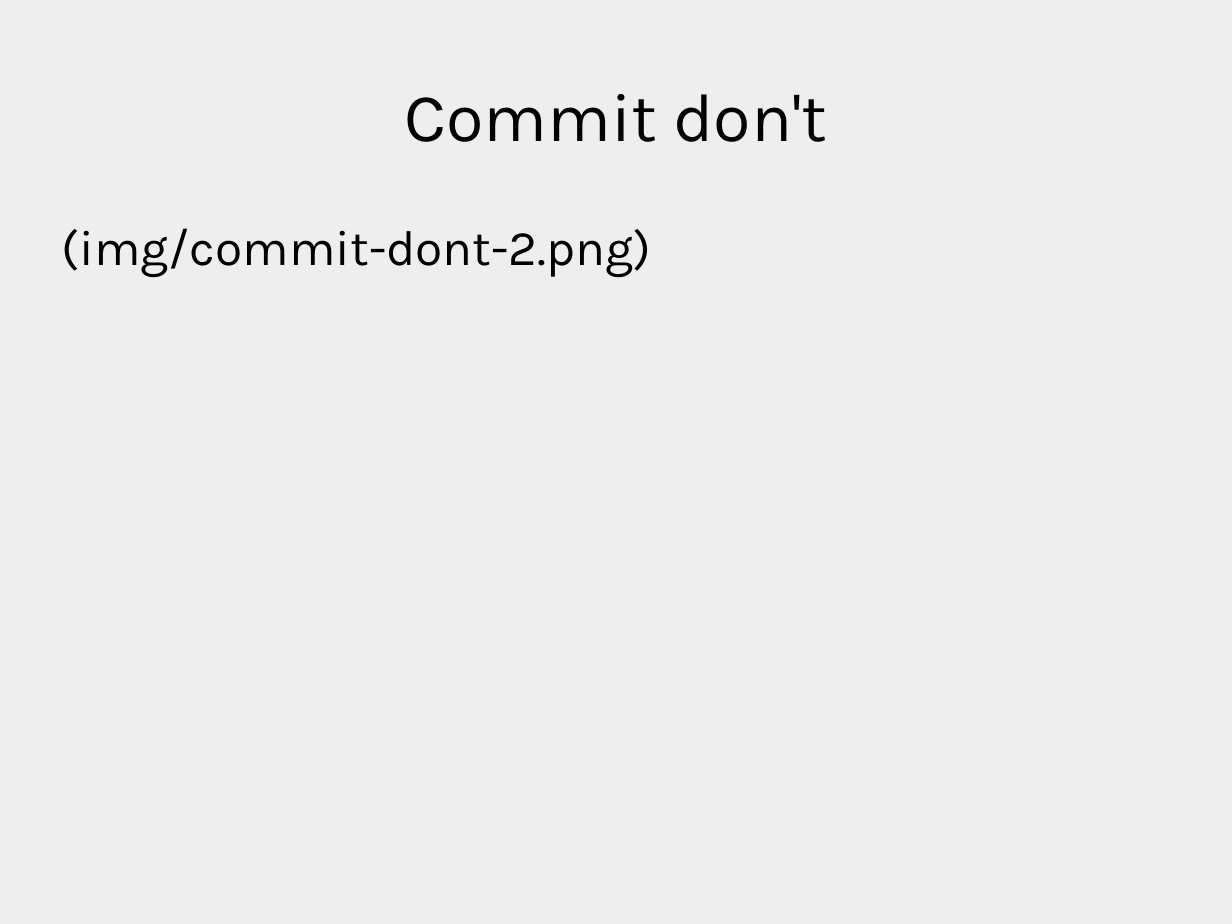
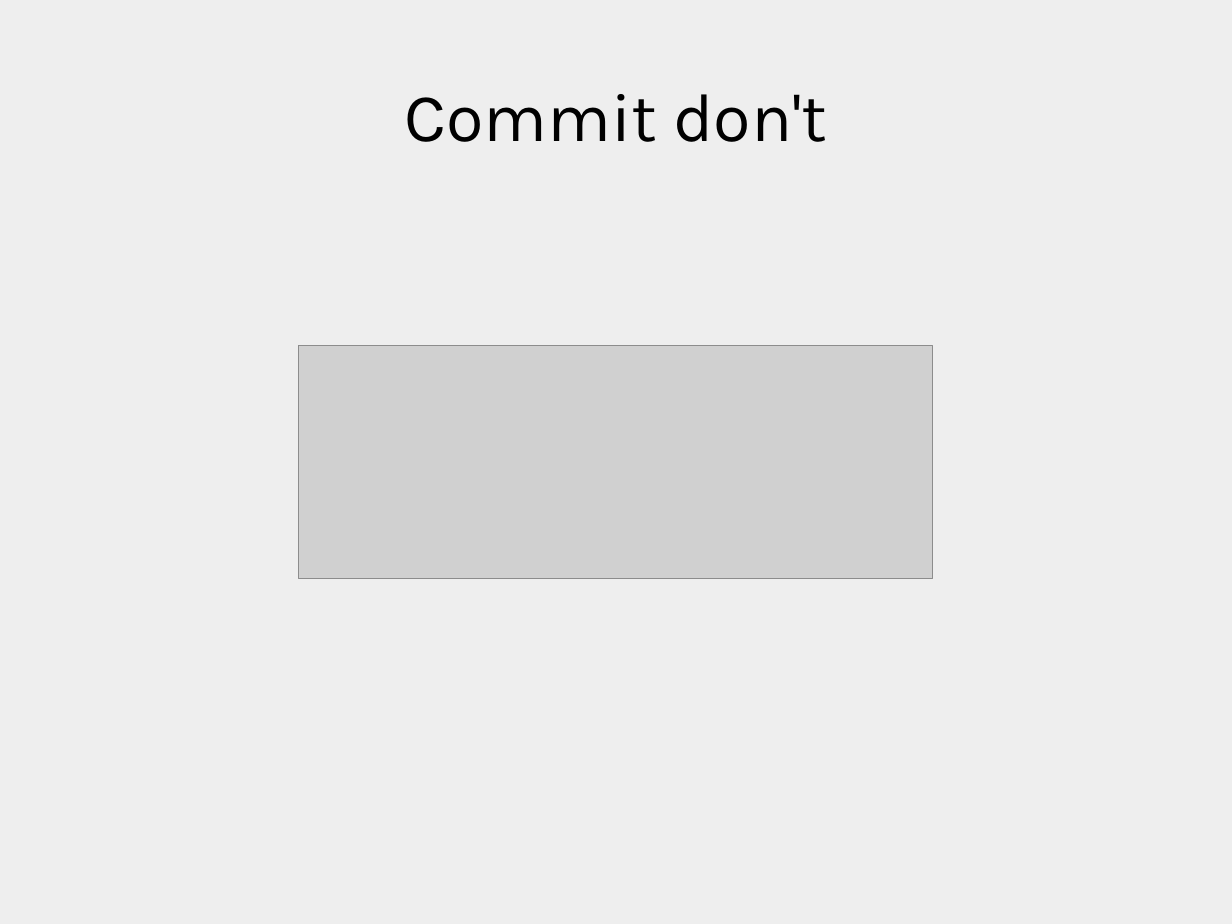
Before and after one commit to xrmx/tcs-sviluppocollaborativo, a slide deck: slide 28 of sviluppo.odp. Drawn at 1232x924 pixels with LibreOffice and Linux fonts; fonts in the diff are those of the drawing; grey boxes stand for pictures. Boxes give left, top, right and bottom in pixels: in the first picture for what was removed or moved away, otherwise in the second. Text is boxed around its words. In the diff, an @@ line names an element or a change of style, - is before the commit and + after.

```diff
--- a/sviluppo.odp
+++ b/sviluppo.odp
@@ text removed at box(62, 228, 652, 278) @@
-(img/commit-dont-2.png)
@@ picture added at box(298, 347, 934, 579) @@
```
Also in this commit, not shown: 10 other slides changed, 1 slide added, 1 slide removed, 1 other file.
